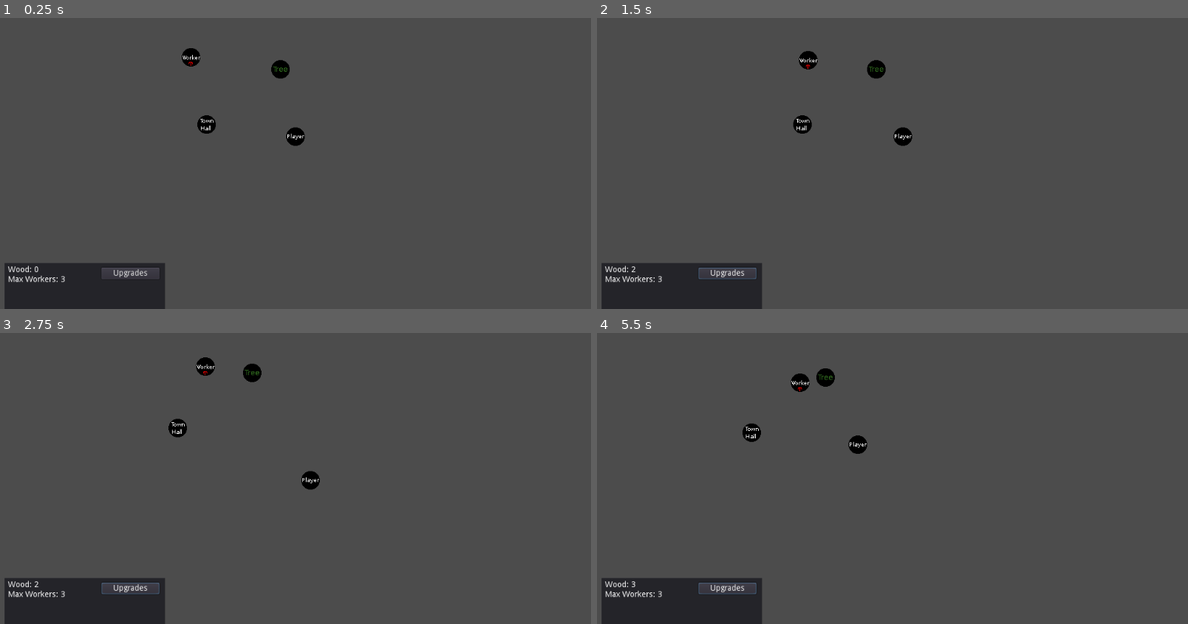
Above: before the commit, frames 1-4 (two rows, left to right).
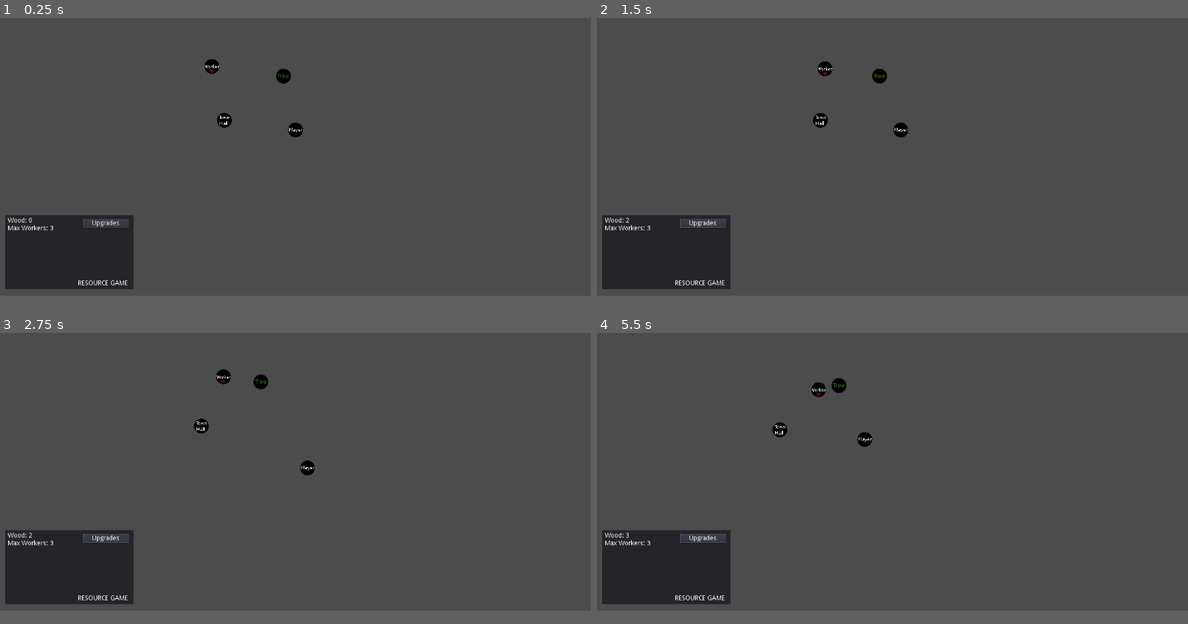
Above: after the commit, the same moments.

Repository: Valks-Games/ResourceGame
Game: Godot game, scene res://Scenes/Main.tscn
Two runs of this game, one before a commit and one after it. Both use one fixed random seed, a clock stepped at 60 frames per second and the inputs below.
Inputs (mouse positions are in pixels of both pictures, inside the frame that each line leads up to):
- Up to frame 1 (0.25 s): no input
- Up to frame 2 (1.5 s): click "Upgrades" at 0.5 s; move the mouse to (1022, 119) at 1.27 s; hold D (right) from 1.28 s (still down); click (1022, 119) at 1.42 s
- Up to frame 3 (2.75 s): move the mouse to (177, 469) at 2.02 s; release D (right) at 2.03 s; hold S (down) from 2.03 s (still down)
- Up to frame 4 (5.5 s): move the mouse to (951, 376) at 2.77 s; release S (down) at 2.78 s; hold D (right) 2.78-3.53 s; move the mouse to (862, 519) at 3.52 s; hold W (up) 3.53-4.28 s; click (862, 519) at 3.67 s; move the mouse to (1069, 504) at 4.27 s; hold A (left) from 4.28 s (still down); move the mouse to (715, 399) at 5.02 s
In our replay, the window is 800x468 before the commit and 800x450 after it. These sizes can differ from the game's own. Grey fills any space a smaller window leaves; there, only what the larger window draws over its background counts as a difference.

The runs differ from the first frame. In frame 1, 6.7% of the frame differs, in the area x 0-52%, y 10-100%; in frame 2, 6.8%; in frame 3, 6.9%, in the area x 0-55%, y 8-100%; in frame 4, 6.9%.
Error in both runs: Invalid call. Nonexistent function 'has_point' in base 'Nil'. (res://Scripts/Selector.gd:29)

Commit message:
small fix

Diff:
--- a/Scenes/Main.tscn
+++ b/Scenes/Main.tscn
@@ -58,10 +58,10 @@
 anchor_top = 0.0
 anchor_right = 0.0
 anchor_bottom = 0.0
-margin_left = 8.0
-margin_top = 520.0
-margin_right = 286.0
-margin_bottom = 681.0
+margin_left = 11.0
+margin_top = 545.0
+margin_right = 289.0
+margin_bottom = 706.0
 rect_pivot_offset = Vector2( 0, 0 )
 rect_clip_content = false
 mouse_filter = 0
--- a/Scripts/Rectangle.gd
+++ b/Scripts/Rectangle.gd
@@ -5,7 +5,7 @@
 onready var x2
 onready var y2
 onready var drawing = false
-onready var rect
+onready var some_rect
 
 func refresh():
 	update()
@@ -13,7 +13,7 @@
 func _draw():
 	if drawing:
 		var color = Color(0.1, 0.9, 0.1, 0.2)
-		rect = Rect2(Vector2(x1, y1), Vector2(x2 - x1, y2 - y1))
-		draw_rect(rect, color, true)
+		some_rect = Rect2(Vector2(x1, y1), Vector2(x2 - x1, y2 - y1))
+		draw_rect(some_rect, color, true)
 		color.a = 0.6
-		draw_rect(rect, color, false)
+		draw_rect(some_rect, color, false)
--- a/Scripts/Selector.gd
+++ b/Scripts/Selector.gd
@@ -26,5 +26,5 @@
 	if rect.drawing and circle.drawing:
 		var workers = get_tree().get_nodes_in_group("Workers")
 		for worker in workers:
-			if rect.rect.has_point(worker.position):
+			if rect.some_rect.has_point(worker.position):
 				circle.workers.push_front(worker)
--- a/project.godot
+++ b/project.godot
@@ -13,6 +13,13 @@
 config/name="ClickerGame"
 run/main_scene="res://Scenes/Main.tscn"
 config/icon="res://icon.png"
+
+[display]
+
+window/size/width=1280
+window/size/height=720
+window/stretch/mode="viewport"
+window/stretch/shrink="1"
 
 [input]
 
